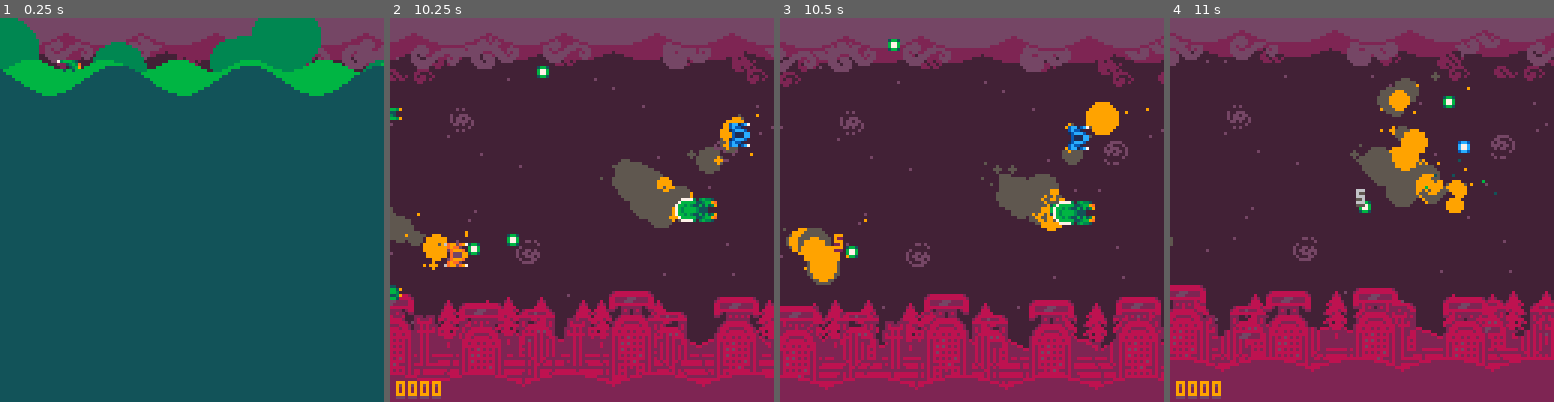
Above: before the commit, frames 1-4 (left to right).
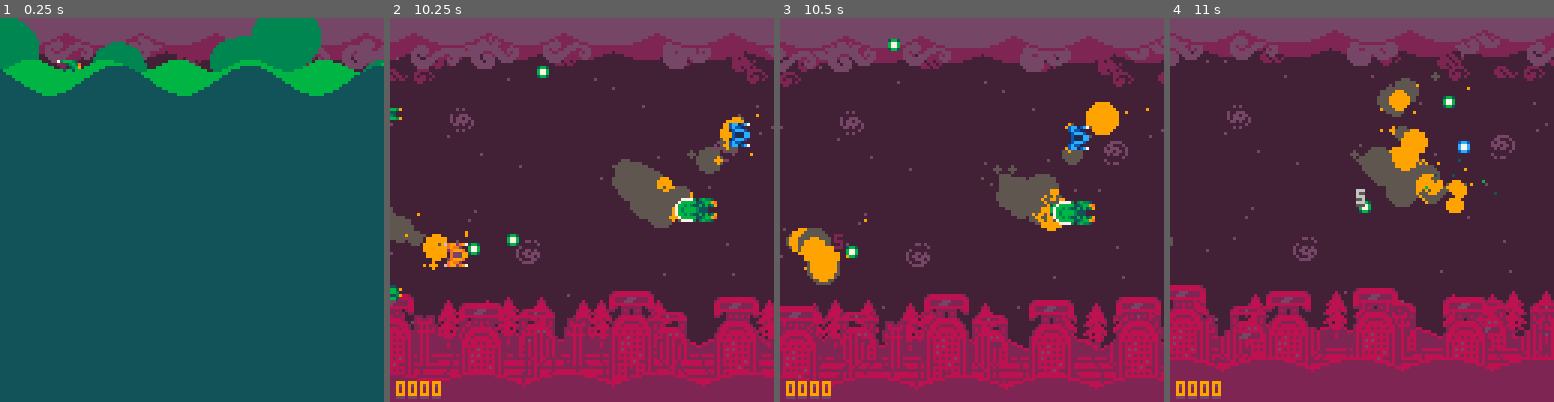
Above: after the commit, the same moments.

Repository: Sarah-Duck/toxic-invaders
Game: PICO-8 cartridge music.p8
Two runs of this game, one before a commit and one after it. Both use one fixed random seed, a clock stepped at 60 frames per second and the inputs below.
Inputs:
- Up to frame 1 (0.25 s): no input
- Up to frame 2 (10.25 s): tap X (X key) at 0.33, 1.07, 1.85, 2.97, 4.08, 5.2, 6.32, 7.43, 8.55, 9.67 s; tap O (Z key) at 0.7, 1.7, 2.1, 2.5, 2.9, 3.3, 3.7, 4.1, 4.5, 4.9, 5.3, 5.7, 6.1, 6.5, 6.9, 7.3, 7.7, 8.1, 8.5, 8.9, 9.3, 9.7, 10.1 s; hold Right 1.6-2.1 s; hold Up 2.15-2.42 s; hold Right 2.47-3.03 s; hold Left 3.08-3.58 s; hold Down 3.63-3.97 s; hold Right 4.02-4.68 s; hold Up 4.73-5.03 s; hold Left 5.08-5.68 s; hold Down 5.73-6.03 s; hold Right 6.08-6.58 s; hold Right 6.63-7.13 s; hold Up 7.18-7.45 s; hold Right 7.5-8.07 s; hold Left 8.12-8.62 s; hold Down 8.67-9 s; hold Right 9.05-9.72 s; hold Up 9.77-10.07 s; hold Left from 10.12 s (still down)
- Up to frame 3 (10.5 s): keep holding Left
- Up to frame 4 (11 s): tap O (Z key) at 10.5, 10.9 s; release Left at 10.72 s; hold Down from 10.77 s (still down); tap X (X key) at 10.78 s

Frames 1-2 are identical in both runs. In frame 3, 0.5% of the frame differs, in the area x 1-17%, y 56-100%; in frame 4, nothing differs.

Commit message:
More final boss stuff, token hunting

Diff:
--- a/bullets.lua
+++ b/bullets.lua
@@ -1,3 +1,5 @@
+despawnallbullets = false
+
 function addbullet(x, y, velx, vely, good, sprite)
     local bullet = {
     }
@@ -37,7 +39,7 @@
         end
 
         --delete bullet if off screen
-        if y > 128 or y < -8 or x > 128 or x < -8 then
+        if y > 128 or y < -8 or x > 128 or x < -8 or despawnallbullets then
             del(obj, bullet)
         end
     end
@@ -53,12 +55,11 @@
     playingsound = false
 
     function laser:draw()
-        --local mid,line,pset,circfill,rectfill,sin,cos,t = mid,line,pset,circfill,rectfill,sin,cos,t
-        --local _ENV = self
         if timer > 1.5 then
             local radius = (min(timer*r*0.7,r)+sin(t()*6))-mid(0, timer-3, r)*r
             for i = -10, x, 1 do
-                line(i, y+radius*sin(t()*3+i/(10+timer^3.5))*1.6, i, y-radius*sin(t()*3+i/(10+timer^3.5))*1.6, 14)
+                local offset = radius*sin(t()*3+i/(10+timer^3.5))*1.6
+                line(i, y+offset, i, y-offset, 14)
                 pset(i, y+(cos(t()+i/50)+sin(i/4.32535+t())*2)*radius/1.8, 14)
             end
             --circfill(x, y, radius, 14)
--- a/draw.lua
+++ b/draw.lua
@@ -1,13 +1,14 @@
 --pallete replacement
-pal(15,140,1)
-pal(14,3,1) --5 tokens
-pal(13,133,1)
-pal(11,139,1)
-pal(10,137,1)
-pal(8,136,1)
-pal(4,141,1)
-pal(3,131,1)
-pal(0,130,1)
+pal({1,2,131,141,5,6,7,136,9,137,139,12,133,3,140,130}, 1) --don't ask me why, but this table of colors starts at 1, and 0 is the final color
+-- pal(15,140,1)
+-- pal(14,3,1) --5 tokens
+-- pal(13,133,1)
+-- pal(11,139,1)
+-- pal(10,137,1)
+-- pal(8,136,1)
+-- pal(4,141,1)
+-- pal(3,131,1)
+-- pal(0,130,1)
 
 
 
@@ -15,18 +16,18 @@
 drawobjs()
 camera() --so the score doesn't shake
 if gamerunning then
-    local scoreflash = false
     if gameover then --gameover timer, it does a cute spinny! 😵
         printdropshadow(ceil(respawntimer),63+circletimex,55+circletimey,6,5)
-        runningscore(currentscore,true) --flashes score
-    elseif players[1].health <=0 then
-        printdropshadow(ceil(players[1].inv),players[1].x+circletimex,players[1].y+circletimey,12,15)
-        runningscore(currentscore,true) --flashes score
-    elseif #players > 1 and players[2].health <=0 then
-        printdropshadow(ceil(players[2].inv),players[2].x+circletimex,players[2].y+circletimey,9,2)
-        runningscore(currentscore,true) --flashes score
+        runningscore(currentscore,true)
     else
-        runningscore(currentscore,false) --current game score
+        runningscore(currentscore,false)
+        local textcolors = {{12,15},{9,2}}
+        for i = 1, #players, 1 do
+            local player = players[i]
+            if player.health < 1 then
+                printdropshadow(ceil(player.inv),player.x+circletimex,player.y+circletimey,textcolors[i][i],textcolors[i][i+1])
+            end
+        end
     end
 end
 if not gamerunning or menuscroll < 1 then
@@ -56,7 +57,7 @@
 end
 
 --final score screen and outro transition
-if currentwave == 18 then
+if currentwave == 20 then
     finalscorescreen(0,0)
 
     --outro acid transition
--- a/enemies.lua
+++ b/enemies.lua
@@ -22,23 +22,27 @@
 end
 
 function enemydie(enemy, sound, soundchannel, points, isboss)
+    local x,y = enemy.x,enemy.y
     for i = 1, rnd(enemy.h)+6, 1 do
-        addcircle(enemy.x+rnd(enemy.w), enemy.y+rnd(enemy.h), rnd(4)-2, -rnd(2)-1, 1, 2, rnd({3, 11, 9}), -0.1)
+        addcircle(x+rnd(enemy.w), y+rnd(enemy.h), rnd(4)-2, -rnd(2)-1, 1, 2, rnd({3, 11, 9}), -0.1)
     end
     if rnd(100) < sqrt(enemy.w*enemy.h)/1.5 then --you get a better chance of a randomly dropped health from bigger enemies
-        addpickup(enemy.x+rnd(enemy.w), enemy.y+rnd(enemy.h), "health")
-    end
-    if isboss then
-        addpickup(enemy.x+rnd(32), enemy.y+rnd(32))
-        addpickup(enemy.x+rnd(32), enemy.y+rnd(32), "health")
+        addpickup(x+rnd(enemy.w), y+rnd(enemy.h), "health")
+    end
+    if isboss and not gameover then
+        music(-1, 3000)
+        despawnallbullets = true
+        addpickup(x+rnd(32), y+rnd(32))
+        addpickup(x+rnd(32), y+rnd(32), "health")
     end
     if shake < 3 then
         shake = enemy.h/2
     end
     currentscore += points
     sfx(sound, soundchannel)
-    explosion(enemy.x, enemy.y, enemy.w, enemy.h)
+    explosion(x, y, enemy.w, enemy.h)
     del(enemies, enemy)
+    enemy.x,enemy.y = x,y
 end
 
 function enemymisc(enemy) --misc stuff every enemy needs
@@ -76,7 +80,7 @@
         if flr(sin(time()*speed)) ~= 0 then --if the ships heading up, change sprite
             sprite += 1
         end
-        if enemy.inv < 0 or ceil(enemy.inv*10%2) == 1 then
+        if enemy.inv < 0 or flashtime == 1 then
             spr(sprite, enemy.x, enemy.y)
         end
     end
@@ -128,7 +132,7 @@
         if enemy.health < health*0.25 then
             damagesmoke(enemy)
         end
-        if enemy.inv < 0 or ceil(enemy.inv*10%2) == 1 then
+        if enemy.inv < 0 or flashtime == 1 then
             spr(enemy.sprite+t()*10%2, enemy.x, enemy.y)
         end
     end
@@ -178,7 +182,7 @@
     }
 
     function enemy.draw(enemy)
-        if enemy.inv < 0 or ceil(enemy.inv*10%2) == 1 then
+        if enemy.inv < 0 or flashtime == 1 then
             local sprite = 11
             if enemy.health < 4 then
                 damagesmoke(enemy)
@@ -230,7 +234,7 @@
         if enemy.health < 2 then
             damagesmoke(enemy)
         end
-        if enemy.inv < 0 or ceil(enemy.inv*10%2) == 1 then
+        if enemy.inv < 0 or flashtime == 1 then
             spr(58, enemy.x, enemy.y, 2, 1)
         end
     end
@@ -267,7 +271,7 @@
         speed = speed,
         stay = stay,
         inv = -1,
-        health = 36 * #players, -- double health if 2 player --36
+        health = 42 * #players, -- double health if 2 player --42
         lasertimer = 0,
         firedlaser = false,
         shootcooldown = 0,
@@ -276,10 +280,10 @@
         shot = enemyshot,
         collide = enemycollide
     }
-    if stay then enemy.y = 64-20 end
+    if stay then enemy.y = 44 end
 
     function enemy:draw()
-        if enemy.inv < 0 or ceil(enemy.inv*10%2) == 1 then
+        if enemy.inv < 0 or flashtime == 1 then
             local sprite = 64
             if enemy.health < 10 then
                 damagesmoke(enemy)
@@ -296,7 +300,7 @@
             if enemy.lasertimer > 4 then
                 enemy.speed += 0.025
             else
-                enemy.x = enemy.x + 0.03 * (90 - enemy.x);
+                enemy.x = lerp(enemy.x, 90, 0.03)
             end
         end
 
@@ -329,9 +333,6 @@
         enemymisc(enemy)
 
         if enemy.health <= 0 then -- die!!!!!
-            if stay then
-                music(-1, 3000)
-            end
             enemydie(enemy,21,3,points,isboss)
         end
     end
@@ -351,7 +352,7 @@
         w = 16,
         h = 8*length,
         inv = -1,
-        health = 10*length*#players, --10
+        health = 3.5*length*#players, --3.5
         shootcooldown = 3,
         speed = speed,
         bulletfired = {},
@@ -359,6 +360,7 @@
         collide = enemycollide
     }
     enemy.starthealth = enemy.health
+    if enemy.isboss then enemy.health *= 3 end -- triple health if the boss
 
     for i = 1, length, 1 do
         enemy.bulletfired[i] = 0
@@ -371,7 +373,7 @@
             damagesmoke(enemy)
             dmg = 16
         end
-        if enemy.inv < 0 or ceil(enemy.inv*10%2) == 1 then
+        if enemy.inv < 0 or flashtime == 1 then
             for i = 2, length-1, 1 do
                 spr(93+enemy.bulletfired[i]+dmg, x, -8+y+i*8)
                 if i < length-2 then
@@ -390,7 +392,7 @@
         if not enemy.stay then
             enemy.x -= speed
         else
-            enemy.x = enemy.x + 0.025 * (102 - enemy.x); --lerp if boss
+            enemy.x = lerp(enemy.x, 102, 0.025) --lerp if boss
             enemy.move = flr((currentwavetime/5)%5) -- loops through moveset
         end
         if enemy.shootcooldown < 0 then
@@ -434,7 +436,6 @@
         end
         enemymisc(enemy)
         if enemy.health <= 0 then -- die!!!!!
-            music(-1, 3000)
             enemydie(enemy,21,3,points,isboss)
         end
     end
@@ -457,19 +458,20 @@
     local points = 50 --points by default if killed by player
 
     function enemy.draw(enemy)
+        local x,y = enemy.x,enemy.y
         local sprite = 73
         if everysecondtimer > 0.5 then sprite = 75 end --animation
         if enemy.health < 7 then
             damagesmoke(enemy)
             sprite += 32
         end
-        if enemy.inv < 0 or ceil(enemy.inv*10%2) == 1 then
-            circfill(enemy.x+15, enemy.y+16, sin(enemy.shootcooldown^2)*3-enemy.shootcooldown, rnd({7,11,3}))
+        if enemy.inv < 0 or flashtime == 1 then
+            circfill(x+15, y+16, sin(enemy.shootcooldown^2)*3-enemy.shootcooldown, rnd({7,11,3}))
             local offset = mid(0, -enemy.shootcooldown-2, 3)
-            spr(sprite, enemy.x, enemy.y-offset, 2, 2)
-            spr(sprite, enemy.x, enemy.y+16+offset, 2, 2, false, true)
-            spr(sprite, enemy.x+15, enemy.y-offset, 2, 2, true)
-            spr(sprite, enemy.x+15, enemy.y+16+offset, 2, 2, true, true)
+            spr(sprite, x, y-offset, 2, 2)
+            spr(sprite, x, y+16+offset, 2, 2, false, true)
+            spr(sprite, x+15, y-offset, 2, 2, true)
+            spr(sprite, x+15, y+16+offset, 2, 2, true, true)
         end
     end
 
@@ -484,7 +486,7 @@
                 sfx(8,-2)
             end
         elseif enemy.shootcooldown < 0 then
-            enemy.x = enemy.x + 0.02 * (80 - enemy.x);
+            enemy.x = lerp(enemy.x, 80, 0.02)
         end
         enemymisc(enemy)
         if enemy.health <= 0 then -- die!!!!!
@@ -528,7 +530,7 @@
             sprite = 100
             damagesmoke(enemy)
         end
-        if enemy.inv < 0 or ceil(enemy.inv*10%2) == 1 then
+        if enemy.inv < 0 or flashtime == 1 then
             spr(sprite, enemy.x, enemy.y, 4, 2)
             spr(sprite, enemy.x, enemy.y+16, 4, 2, false, true)
         end
@@ -545,8 +547,8 @@
             enemy.targetx = players[playertarget].x+24
             enemy.shootcooldown = 0.4
         end
-        enemy.x = enemy.x + enemy.speed * (enemy.targetx - enemy.x);
-        enemy.y = enemy.y + enemy.speed * (enemy.targety - enemy.y);
+        enemy.x = lerp(enemy.x, enemy.targetx, enemy.speed)
+        enemy.y = lerp(enemy.y, enemy.targety, enemy.speed)
         if enemy.targetchangetimer < 0 then
             enemy.targetchangetimer = rnd(0.3)+0.5
             enemy.targetx = 80+rnd(16)
@@ -585,8 +587,8 @@
         w = 32,
         h = 120,
         inv = -1,
-        health = 150,
-        shootcooldown = rnd(2)+1,
+        health = 150*#players, --150
+        shootcooldown = 4,
         shot = enemyshot,
         collide = enemycollide,
         speed = 1.5,
@@ -625,10 +627,28 @@
 
     function enemy.update()
         enemy.y = 10+sin(time()*enemy.speed+0.2)*2 --bouncy!!!!
-        enemy.x = enemy.x + 0.025 * (103 - enemy.x); --lerps into place
-        -- if enemy.shootcooldown < 0 then
-        --     enemy.shootcooldown = 0.5 + rnd(1.5)
-        -- end
+        enemy.x = lerp(enemy.x, 103, 0.025)--lerps into place
+        if enemy.shootcooldown < 0 then
+            enemy.shootcooldown = 1
+            addbasicenemy(115,rnd(30)+50,0.4+rnd(0.6))
+            if flr(currentwavetime%14+8) == 13 then
+                local moves = {
+                    function()
+                        addballshooter(110, 48, 0.08)
+                        addballshooter(110, 72, 0.08)
+                    end,
+                    function()
+                        addwallboss(110, 35, 7, 30, 0.05, false, 3, false)
+                    end,
+                    function()
+                        for i = 1, 7, 1 do
+                            addwallshooter(100 + (54-i)*i, (i%2==1), 10, 0.4)
+                        end
+                    end,
+                }
+                moves[flr((currentwavetime/14)%#moves+1)]()
+            end
+        end
         enemymisc(enemy)
         if enemy.health <= 0 then -- die!!!!!
             enemydie(enemy,17,2,1000)
--- a/objects.lua
+++ b/objects.lua
@@ -27,6 +27,7 @@
     foreach(players, function(obj) obj:update() end)
     foreach(enemies, function(obj) obj:update() end)
     foreach(obj, function(obj) obj:update() end)
+    despawnallbullets = false
 end
 
 function drawobjs()
@@ -35,3 +36,7 @@
     clip() --for the final boss
     foreach(players, function(obj) obj:draw() end)
 end
+
+function lerp(start, destination, amount)
+    return start + amount * (destination - start);
+end
--- a/pickups.lua
+++ b/pickups.lua
@@ -20,11 +20,11 @@
     type = type or rnd({"fastshoot", "3shoot"})
 
     function pickup.draw(pickup)
-        sprite = 4 --had to move these checks into draw or they'd have incorrect sprites
+        local sprite = 4 --had to move these checks into draw or they'd have incorrect sprites
         if type == "fastshoot" then
             sprite = 20
         elseif type == "3shoot" then
-            sprite = 36 --health
+            sprite = 36
         end
 
         spr(sprite, x, y)
@@ -33,26 +33,23 @@
     function pickup.collide(player)
         if x+4 >= player.x-4 and x+4 <= player.x+4+player.w and y+4 >= player.y-4 and y+4 <= player.y+player.h+4 and player.health > 0 then
             pickup:affect(player)
-            for i = 1, 8, 1 do
-                local color = 8
-                if type == "fastshoot" then
-                    color = 12
-                elseif type == "3shoot" then
-                    color = 9 --health
-                end
-                addcircle(x, y, sin(i/8), cos(i/8), 2, 0.6, color)
-            end
             del(obj, pickup)
         end
     end
 
     function pickup:affect(player)
-        if type == "health" then
-            player.health = 3
-        elseif type == "fastshoot" then
+        local color = 8
+        if type == "fastshoot" then
             player.shootspeed = 0.1
+            color = 12
         elseif type == "3shoot" then
             player.shoot3 = true
+            color = 9
+        else
+            player.health = 3
+        end
+        for i = 1, 8, 1 do
+            addcircle(x, y, sin(i/8), cos(i/8), 2, 0.6, color)
         end
         currentscore+=10 --10 points
         sfx(30, 1)
--- a/players.lua
+++ b/players.lua
@@ -68,11 +68,7 @@
             addcircle(player.x+4, player.y+4, sin(i/8), cos(i/8), 2, 0.6, 7)
         end
         --normal and light respawn sfx for co-op
-        if #players == 1 then
-            sfx(27, 1)
-        else
-            sfx(28, 1)
-        end
+        sfx(26+#players,1)
     end
 
     function player:update()
--- a/update.lua
+++ b/update.lua
@@ -22,22 +22,20 @@
 end
 gt += scrollspeed + 1/600
 
-if currentwave == 18 then --ending screen
+if currentwave == 20 then --ending screen
     if btn(4) and btn(5) and not isoutro then --press both buttons to reset cart
         acidcounter = 2
         isoutro = true
         music(-1, 2000) --fades music
     end
-else --main menu
-    if not gamerunning and t() > 1 then
-        if btn(4) then
-            addplayer(18, 60, 16, 18)
-            startgame()
-        elseif btn(5) then
-            addplayer(18, 45, 16, 18)
-            addplayer(18, 75, 32, 34)
-            startgame()
-        end
+elseif not gamerunning and t() > 1 then --main menu
+    if btn(4) then
+        addplayer(18, 60, 16, 18)
+        startgame()
+    elseif btn(5) then
+        addplayer(18, 45, 16, 18)
+        addplayer(18, 75, 32, 34)
+        startgame()
     end
 end
 
--- a/waves.lua
+++ b/waves.lua
@@ -4,7 +4,7 @@
 delaytimer = 0
 everysecondtimer = 0
 checkpoint = 1
-changedmusic = false
+bossmusic = false
 
 --NOTE - slow BG during boss waves / make bosses their own checkpoint
 
@@ -82,7 +82,30 @@
 }
 
 wave[6] = {
-    delay = 0,
+    delay = 2,
+    start = function()
+        addbasicenemy(240, 58, 1.1)
+        addbasicenemy(240, 68, 0.9)
+        addbasicenemy(240, 63, 1)
+        addlasershooter(128, 64, 100, 0.4, true, true)
+
+    end,
+    everysecond = function()
+        if rnd(100) < 10 and #enemies > 1 then
+            for i = 1, rnd(2), 1 do
+                addbasicenemy(128+rnd(20), rnd(20)+54, 0.6)
+            end
+        end
+    end,
+    conditions = function()
+        if #enemies < 1 then checkpoint = currentwave+1 return true
+        end
+    end,
+    boss = true
+}
+
+wave[7] = {
+    delay = 5,
     start = function()
         addballshooter(128, 56, 0.1)
         addballshooter(160, 14, 0.1)
@@ -90,7 +113,7 @@
     end,
 }
 
-wave[7] = {
+wave[8] = {
     delay = 1,
     start = function()
         addballshooter(140, 56, 0.2)
@@ -103,33 +126,8 @@
     end,
 }
 
---music doesnt transition yet
-wave[8] = {
+wave[9] = {
     delay = 1,
-    start = function()
-        music(9, 0, 3)
-        changedmusic = true
-        addbasicenemy(240, 58, 1.1)
-        addbasicenemy(240, 68, 0.9)
-        addbasicenemy(240, 63, 1)
-        addlasershooter(128, 64, 100, 0.4, true, true)
-
-    end,
-    everysecond = function()
-        if flr(currentwavetime%3) == 2 and rnd(100) < 40 then
-            for i = 1, rnd(2), 1 do
-                addbasicenemy(128+rnd(20), rnd(20)+54, 0.6)
-            end
-        end
-    end,
-    conditions = function()
-        if #enemies < 1 then checkpoint = currentwave+1 return true
-        end
-    end
-}
-
-wave[9] = {
-    delay = 5,
     start = function()
         addtargetingenemy(128,1,0.1)
         addtargetingenemy(262,60,0.2)
@@ -149,7 +147,8 @@
     delay = 3,
     start = function()
         for i = 1, 7, 1 do
-            addtargetingenemy(128, i*16-4, 0.1)
+            addtargetingenemy(128, i*16-4, 0.085)
+            addtargetingenemy(144, i*16-4, 0.085)
         end
     end,
     conditions = function()
@@ -169,16 +168,14 @@
     end,
 }
 
---music doesnt transition yet
 wave[12] = {
-    delay = 1,
-    start = function()
-        music(9, 0, 3)
-        changedmusic = true
+    delay = 2,
+    start = function()
         addwallboss(128,4,15,225,0.05,true,false,true)
     end,
-    everysecond = wave[8].everysecond,
-    conditions = wave[8].conditions
+    everysecond = wave[6].everysecond,
+    conditions = wave[6].conditions,
+    boss = true
 }
 
 wave[13] = {
@@ -191,7 +188,7 @@
         addbomb(128,46, 0)
         addlasershooter(128, 90, 50, 0.1, false)
     end,
-    everysecond = wave[8].everysecond,
+    everysecond = wave[6].everysecond,
 }
 
 wave[14] = {
@@ -207,14 +204,41 @@
 
 wave[15] = {
     delay = 0,
+    start = function()
+        for i = 1, 6, 1 do
+            addtargetingenemy(128, i*16-14+flr(i/4)*36, 0.05)
+        end
+        addbomb(140,46, 1)
+    end
+}
+
+wave[16] = {
+    delay = 0,
+    start = function()
+        addwallboss(128, 2, 7, 30, 0.05, false, 3, false)
+        addwallboss(128, 70, 7, 30, 0.05, false, 3, false)
+    end,
+    everysecond = function ()
+        if flr(currentwavetime%6) == 5 and currentwavetime < 20 then
+            local y = 16
+            if players[1].y > 64 then
+                y = 80
+            end
+            addlasershooter(128, y, 50, 0.1, false)
+        end
+    end
+}
+
+wave[17] = {
+    delay = 0,
     start = wave[5].start,
     everysecond = function()
         if currentwavetime%5 > 4 and currentwavetime < 20 then
             addbomb(128,20+currentwavetime*2,0)
         end
-        if currentwavetime > 18 and not changedmusic then
+        if currentwavetime > 18 and not bossmusic then
             music(8, 0, 3)
-            changedmusic = true
+            bossmusic = true
         end
         addbasicenemy(128,rnd(100)+14,0.4+rnd(0.4))
     end,
@@ -224,7 +248,7 @@
     end
 }
 
-wave[16] = {
+wave[18] = {
     delay = 0,
     start = function()
         for i = 1, #enemies, 1 do
@@ -232,23 +256,21 @@
         end
         addmissileboss(128, 0)
     end,
-    everysecond = wave[8].everysecond,
-}
-
-wave[17] = {
-    delay = 0,
+    everysecond = wave[6].everysecond,
+    conditions = wave[6].conditions,
+    boss = true
+}
+
+wave[19] = {
+    delay = 7,
     start = function()
         addfinalboss()
-        addballshooter(128, 56, 0.1)
-    end,
-    everysecond = function()
-        local y = rnd(30)+50
-        addbasicenemy(115,y,0.4+rnd(0.4))
-    end
+    end,
+    boss = true
 }
 
 --ending score screen
-wave[18] = {
+wave[20] = {
     delay = 3,
     start = function()
         if #players == 1 then
@@ -260,9 +282,6 @@
     conditions = function()
     end
 }
-
---wave[currentwave].start()
---music(0, 0, 3)
 
 foreach(wave, function(wave) if not wave.conditions then wave.conditions = function() if #enemies < 1 then return true end end end end) --if there are no conditons for a wave, give them one. look at all those ends!!!!
 
@@ -276,14 +295,18 @@
         end
     end
     if wave[currentwave].conditions() then
+        if wave[currentwave+1].boss and not bossmusic then
+            bossmusic = true
+            music(8,0,3)
+        end
         delaytimer += ft
         if delaytimer > wave[min(currentwave+1, #wave)].delay then
-            if changedmusic and currentwave ~= 15 then
-                music(0, 0, 3)
-                changedmusic = false
-            end
             everysecondtimer = 0
             currentwave += 1
+            if not wave[currentwave].boss and bossmusic then
+                music(2,0,3)
+                bossmusic = false
+            end
             currentwavetime = 0
             delaytimer = 0
             -- currentwave = (currentwave - 1) % #wave+1 --temporarily looping the waves
@@ -301,7 +324,5 @@
     currentwavetime = 0
     delaytimer = 0
     wave[currentwave].start()
-    if changedmusic then
-        music(0, 0, 3)
-    end
+    music(2, 0, 3)
 end
